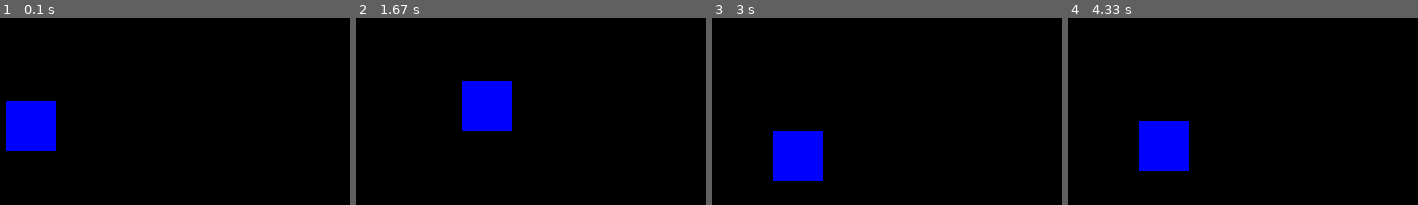
Above: before the commit, frames 1-4 (left to right).
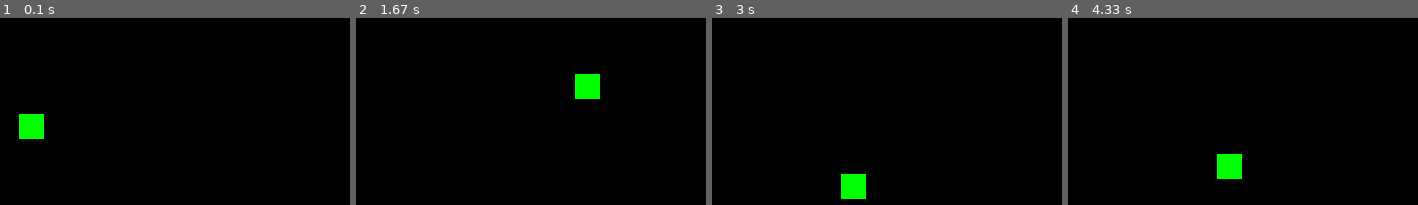
Above: after the commit, the same moments.

Repository: alanbontoft/FirstPygame
Game: pygame game, started from game.py
The game is run twice, just before and just after one commit, with the same random seed, the same clock (stepped at 60 frames per second) and the same inputs.
Inputs (mouse positions are in pixels of both pictures, inside the frame that each line leads up to):
- Up to frame 1 (0.1 s): no input
- Up to frame 2 (1.67 s): hold Right 0.33-0.8 s; hold Up 0.83-1.13 s; click (643, 109) at 1.22 s; hold Right from 1.5 s (still down)
- Up to frame 3 (3 s): release Right at 1.97 s; hold Left 2-2.53 s; hold Down 2.57-2.87 s; hold Left from 2.9 s (still down); tap Space at 2.97 s
- Up to frame 4 (4.33 s): tap Space at 3.27, 3.4, 3.8, 4.1 s; release Left at 3.3 s; hold Up 3.33-3.7 s; hold Right from 3.73 s (still down)

The runs differ from the first frame. In frame 1, 3.8% of the frame differs, in the area x 1-16%, y 44-72%; in frame 2, 4.8%, in the area x 30-70%, y 29-61%; in frame 3, 4.8%; in frame 4, 4.8%.

Commit message:
Sprite size and step defined in gamedefs.py

Diff:
--- a/gamedefs.py
+++ b/gamedefs.py
@@ -1,6 +1,16 @@
+# main screen size
 WIDTH = 800
 HEIGHT = 600
+
+# sprite size
+SPRITE_WIDTH = 25
+SPRITE_HEIGHT = 25
+
+# frame speed
 FPS = 30
+
+# move step size
+STEP = 10
 
 # define colors
 WHITE = (255,255,255)
--- a/playerclass.py
+++ b/playerclass.py
@@ -1,13 +1,15 @@
 import pygame
 import gamedefs
+import math
 
 # class for player sprite
 class Player(pygame.sprite.Sprite):
     # sprite for the player
     def __init__(self):
         pygame.sprite.Sprite.__init__(self)
-        self.image = pygame.Surface((50,50))
-        self.image.fill(gamedefs.BLUE)
+        self.image = pygame.Surface((gamedefs.SPRITE_WIDTH, gamedefs.SPRITE_HEIGHT))
+        self.image.fill(gamedefs.GREEN)
+        # pygame.draw.circl(self.image, gamedefs.RED, (25,25), 25)
         self.rect = self.image.get_rect()
         self.rect.center = (gamedefs.WIDTH / 2, gamedefs.HEIGHT / 2)
         self.direction = "STOPPED"
@@ -17,36 +19,36 @@
 
             # if at far right, change to left
             if self.direction == "RIGHT":
-                if self.rect.x == (gamedefs.WIDTH - self.rect.width):
+                if math.fabs(self.rect.right - gamedefs.WIDTH) <= gamedefs.STEP:
                     self.direction = "LEFT"
 
             # if at far left, change to right
             if self.direction == "LEFT":
-                if self.rect.x == 0:
+                if self.rect.left <= 0:
                     self.direction = "RIGHT"
 
             # if at top, change to down
             if self.direction == "UP":
-                if self.rect.y == 0:
+                if self.rect.top <= 0:
                     self.direction = "DOWN"
 
             # if at bottom, change to up
             if self.direction == "DOWN":
-                if self.rect.y == (gamedefs.HEIGHT - self.rect.height):
+                if math.fabs(self.rect.bottom - gamedefs.HEIGHT) <= gamedefs.STEP:
                     self.direction = "UP"
 
             # change approprite coordinate
             if self.direction == "UP":
-                    self.rect.y -= 5
+                    self.rect.y -= gamedefs.STEP
 
             if self.direction == "DOWN":
-                    self.rect.y += 5
+                    self.rect.y += gamedefs.STEP
 
             if self.direction == "LEFT":
-                    self.rect.x -= 5
+                    self.rect.x -= gamedefs.STEP
 
             if self.direction == "RIGHT":
-                    self.rect.x += 5
+                    self.rect.x += gamedefs.STEP
 
     def reverse(self):
         if self.direction == "UP":
